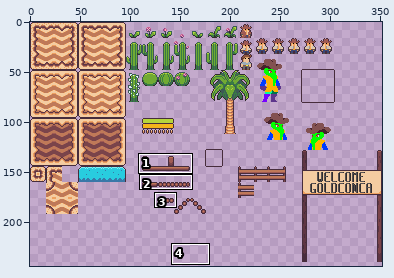
Sprite sheet: public/ressources/tileset/tile_desert3.png. Above: a wide view before the commit, with the close-up outlined.
Close-up. First the earlier version:
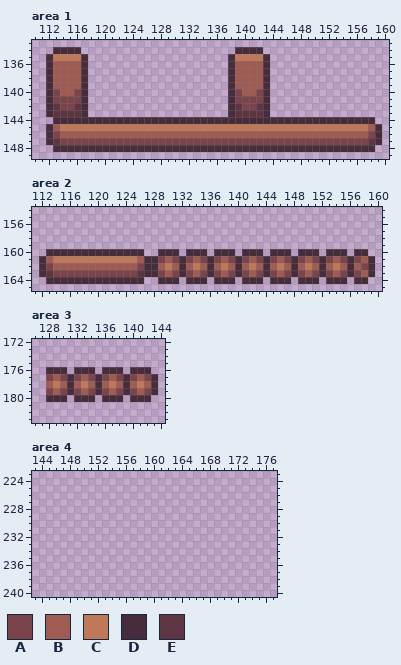
The file is 352x256 pixels. Shown: area 1: x 110..160, y 133..149; area 2: x 111..160, y 154..165; area 3: x 126..144, y 172..183; area 4: x 143..177, y 223..240. The wide view leaves out empty margins. The commit also changed other parts of the picture, which this record leaves out.
Palette (. is transparent): A #7a444a  B #a05b53  C #bf7958  D #472d3c  E #5e3643
Pixels before, area 1, first column x 112:
134 .DDDD......................DDDD.................
135 DCCCCD....................DCCCCD................
136 DBBBBD....................DBBBBD................
137 DBBBBD....................DBBBBD................
138 DBBBBD....................DBBBBD................
139 DBBBBD....................DBBBBD................
140 DABBAD....................DABBAD................
141 DAAAAD....................DAAAAD................
142 DEAAED....................DEAAED................
143 DEEEED....................DEEEED................
144 .DDDDDDDDDDDDDDDDDDDDDDDDDDDDDDDDDDDDDDDDDDDDDD.
145 DBCCCCCCCCCCCCCCCCCCCCCCCCCCCCCCCCCCCCCCCCCCCCBD
146 DABBBBBBBBBBBBBBBBBBBBBBBBBBBBBBBBBBBBBBBBBBBBAD
147 DEAAAAAAAAAAAAAAAAAAAAAAAAAAAAAAAAAAAAAAAAAAAAED
148 .DDDDDDDDDDDDDDDDDDDDDDDDDDDDDDDDDDDDDDDDDDDDDD.
Pixels before, area 2, first column x 112:
160 .DDDDDDDDDDDDDD..DDD.DDD.DDD.DDD.DDD.DDD.DDD.DD.
161 DBCCCCCCCCCCCCBDDABADABADABADABADABADABADABADABD
162 DABBBBBBBBBBBBADDBCBDBCBDBCBDBCBDBCBDBCBDBCBDBAD
163 DEAAAAAAAAAAAAEDDABADABADABADABADABADABADABADABD
164 .DDDDDDDDDDDDDD..DDD.DDD.DDD.DDD.DDD.DDD.DDD.DD.
Pixels before, area 3, first column x 128:
176 DDD.DDD.DDD.DDD.
177 ABADABADABADABAD
178 BCBDBCBDBCBDBCBD
179 ABADABADABADABAD
180 DDD.DDD.DDD.DDD.
The same view after the edit:
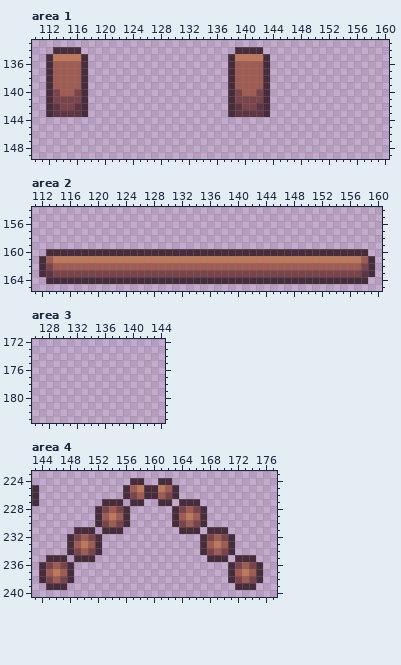
Changes in this commit:
Changed rows in their new state; - is an unchanged pixel.
Area 1:
first column x 112:
144 -..............................................-
145 ................................................
146 ................................................
147 ................................................
148 -..............................................-
Area 2:
first column x 126:
160 -DD---D---D---D---D---D---D---D--
161 CCCCCCCCCCCCCCCCCCCCCCCCCCCCCCCC-
162 BBB-B-B-B-B-B-B-B-B-B-B-B-B-B-B--
163 AAA-A-A-A-A-A-A-A-A-A-A-A-A-A-A-E
164 -DD---D---D---D---D---D---D---D--
Area 3:
first column x 128:
176 ...-...-...-...-
177 ................
178 ................
179 ................
180 ...-...-...-...-
Area 4:
first column x 143:
224 --------------DD--DD-------------
225 D------------DBCDDCBD------------
226 D------------DABDDBAD------------
227 D---------DDD-DD--DD-DDD---------
228 ---------DABAD------DABAD--------
229 ---------DBCBD------DBCBD--------
230 ---------DABAD------DABAD--------
231 ------DDD-DDD--------DDD-DDD-----
232 -----DABAD--------------DABAD----
233 -----DBCBD--------------DBCBD----
234 -----DABAD--------------DABAD----
235 --DDD-DDD----------------DDD-DDD-
236 -DABAD----------------------DABAD
237 -DBCBD----------------------DBCBD
238 -DABAD----------------------DABAD
239 --DDD------------------------DDD-
